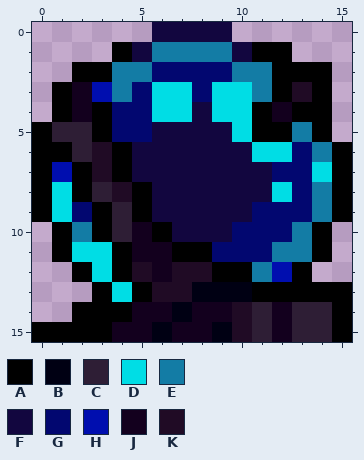
Two versions of one pixel-art sprite, Sources/Modules/Myth/TheFirefly/Items/Furnitures/GlowWoodChest.png. This is how it looked before the edit.
The file is 32x32 pixels, drawn in blocks of 2x2; one block is one cell here. Colours within 5 levels of each other are drawn and written as one.
Palette (. is transparent): A #000000  B #000013  C #2e1e35  D #00dde5  E #137ca5  F #12063f  G #020770  H #000eaf  J #13001e  K #200b25
Pixels before, first column x 0:
 0 ......FFFF......
 1 ....AFEEEEFAA...
 2 ..AAEEGGGGEEAAA.
 3 .AJHEGDDGDDEAKA.
 4 .AJAGGDDFDDAJAA.
 5 ACCAGGFFFFDAAEA.
 6 AACKAFFFFFFDDGEA
 7 AHAKAFFFFFFFGGDA
 8 ADACKAFFFFFFDGEA
 9 ADGACAFFFFFGGGEA
10 .AEACJAFFFGGGEA.
11 .ADDAJJAAGGGEEA.
12 ..ADAKJKKAAEHA..
13 ...ADAKKBBBAAAAA
14 ..AAAJJBJJKCJCCA
15 AAAAJJBJJBKCJCCA
The result:
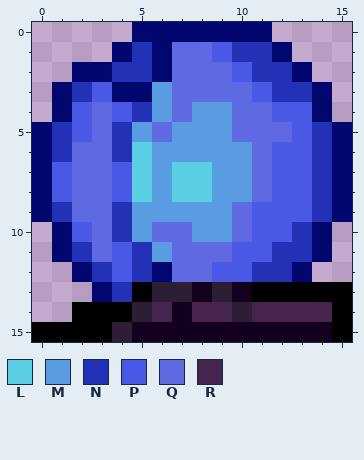
Colours new in this view: L #5acee2  M #5a9ce2  N #2231b5  P #4958e5  Q #5f6ae2  R #45244e
Diff:
Changed rows in their new state; - is an unchanged pixel.
first column x 0:
 0 -----GGGGGGG----
 1 ----GNGQQPNNG---
 2 --GGNN-QQQPNNG.-
 3 -GNPG-MQQQQPNNG-
 4 -GPQPNMQMMQQPPG-
 5 GNPQNMQMMMQQQPNG
 6 GNQQNLMMMMMQPPNG
 7 GPQQPLMLLMMQPPNG
 8 GPQQPLMLLMMQPPNG
 9 GNQQNMMMMMQPPPNG
10 -GPQNMQQMMQPPNG-
11 -GNQPNMQQQPPNNG-
12 --GNPNGQQPPNNG--
13 ---GN-CCJCJ-----
14 -----CRJRRCRRRR-
15 ----C-J--JJJ-JJ-
Where, in picture pixels (left, top, right, bottom), the same in both pictures:
changed: (32, 22, 352, 342)
